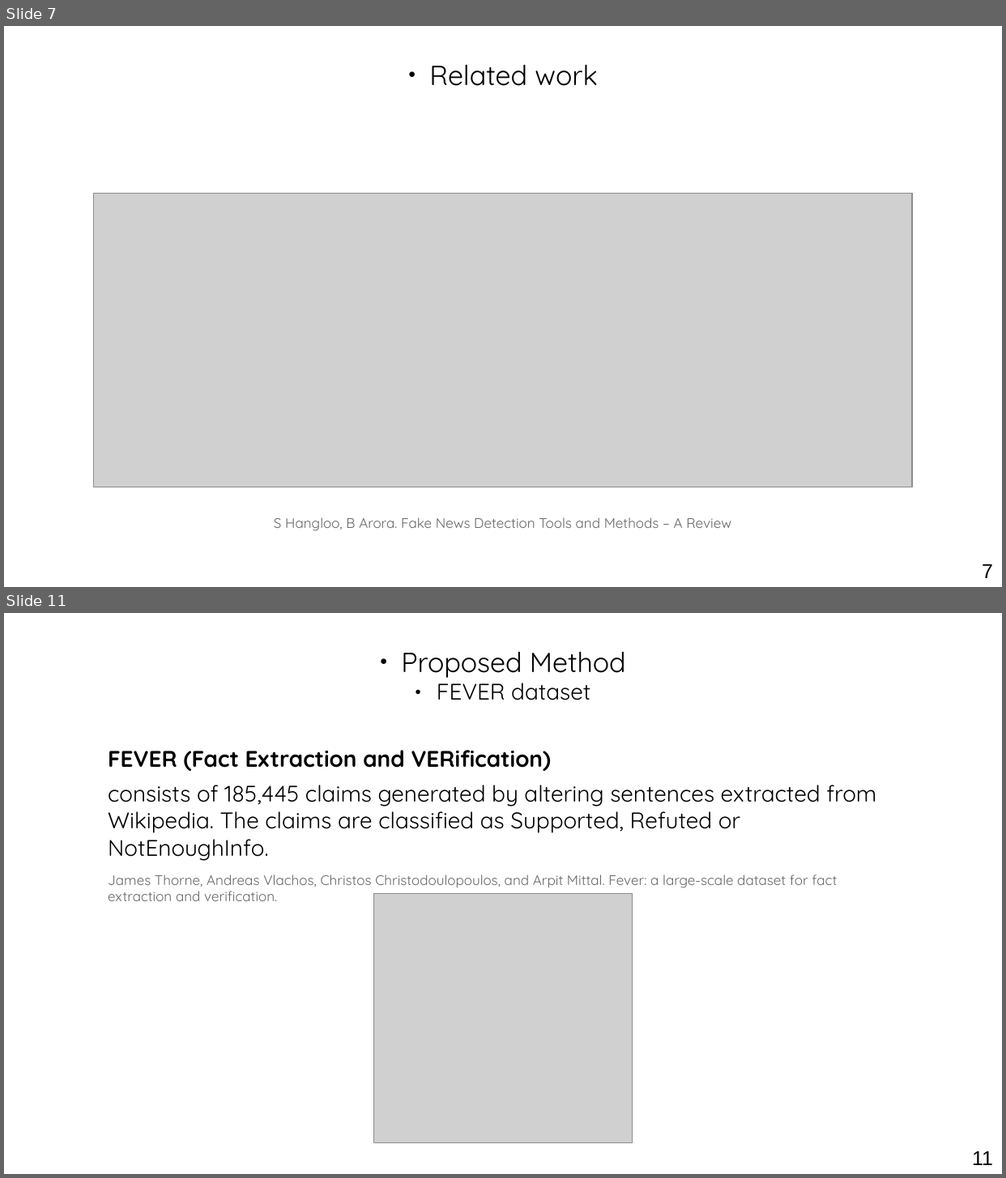
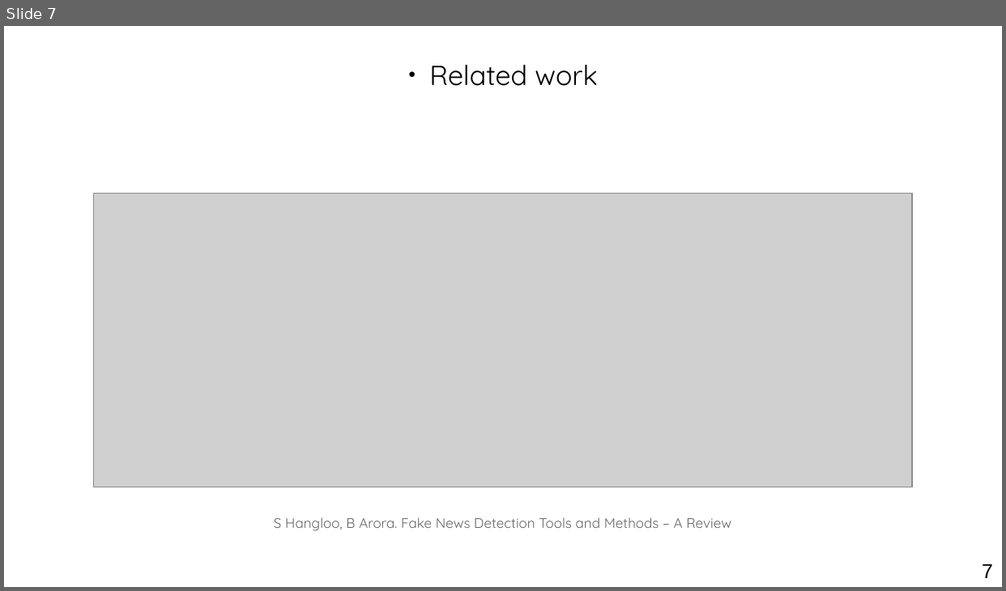
Before and after one commit to othmanelhoufi/LM-for-FactChecking, a slide deck: presentation/NLP_fact_checking.odp. Shown one above the other, each under a label of ours: slides 7 and 11 before the commit, slide 7 after it; the slides between them are not shown. The pictures are 1006x1178 and 1006x591 pixels, drawn with LibreOffice and Linux fonts; fonts in the diff are those of the drawing; grey boxes stand for pictures. Boxes give left, top, right and bottom in pixels: in the first picture for what was removed or moved away, otherwise in the second. Text is boxed around its words. In the diff, an @@ line names an element or a change of style, - is before the commit and + after.

```diff
--- a/presentation/NLP_fact_checking.odp
+++ b/presentation/NLP_fact_checking.odp
@@ slide 11 removed at bbox=[4, 613, 1002, 1174], background #FFFFFF @@
@@ text removed at bbox=[401, 651, 626, 700] @@
-● Proposed Method
-● FEVER dataset
@@ text removed at bbox=[108, 750, 876, 901] @@
-FEVER (Fact Extraction and VERification)
-consists of 185,445 claims generated by altering sentences extracted from Wikipedia. The claims are classified as Supported, Refuted or NotEnoughInfo.
-James Thorne, Andreas Vlachos, Christos Christodoulopoulos, and Arpit Mittal. Fever: a large-scale dataset for fact extraction and verification.
@@ picture removed at bbox=[374, 894, 633, 1144] @@
@@ page number removed at bbox=[972, 1152, 993, 1165] @@
-11
```
Also in this commit, not shown: 9 slides changed, 5 slides added, 2 other slides removed, 32 other files.
